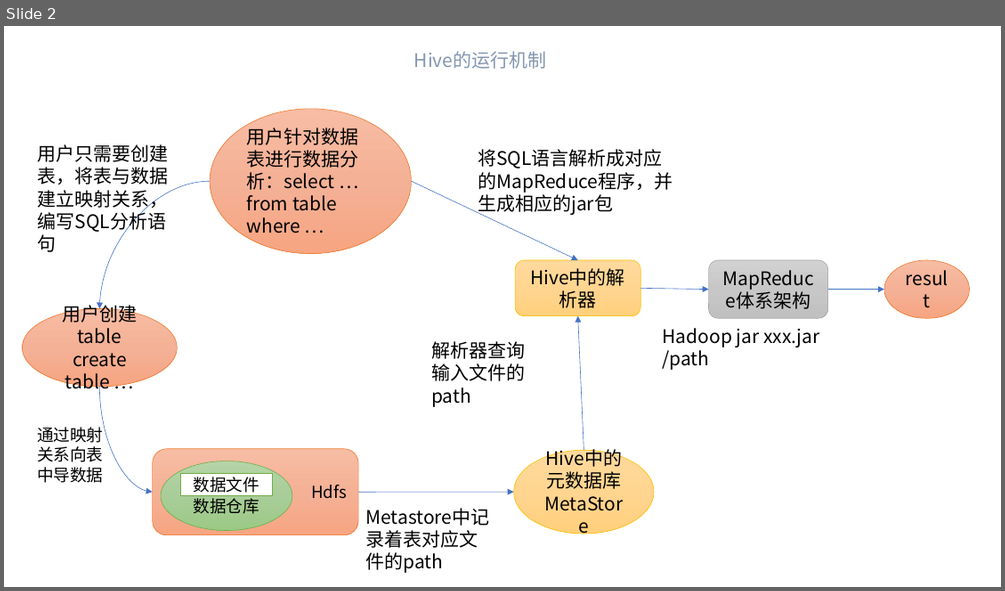
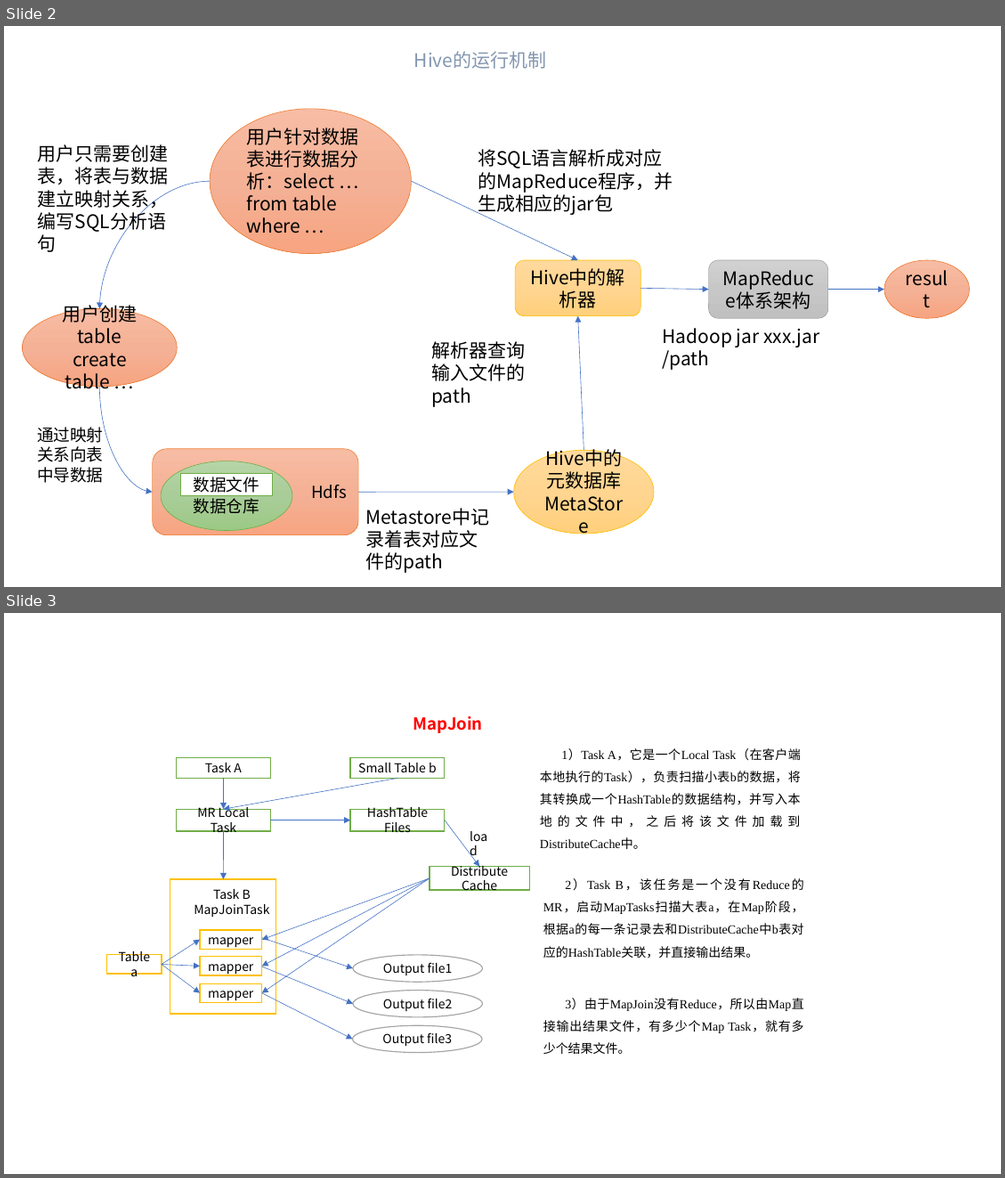
Before and after one commit to dreamFlyingFlower/paradise-study-hadoop, a slide deck: docs/Hive/图解.pptx. Shown one above the other, each under a label of ours: slide 2 before the commit, slides 2 and 3 after it. The pictures are 1005x591 and 1005x1178 pixels, drawn with LibreOffice and Linux fonts; fonts in the diff are those of the drawing. Boxes give left, top, right and bottom in pixels: in the first picture for what was removed or moved away, otherwise in the second. Text is boxed around its words. In the diff, an @@ line names an element or a change of style, - is before the commit and + after.

```diff
--- a/docs/Hive/图解.pptx
+++ b/docs/Hive/图解.pptx
@@ slide 3 added at <box>4,613,1001,1174</box>, background #FFFFFF @@
@@ text added at <box>413,716,483,733</box>, 16 pt, text #FF0000, bold @@
+MapJoin
@@ rectangle added at <box>176,757,270,779</box>, fill #FFFFFF, outline #70AD47 1 pt, 12 pt, text #000000 @@
+Task A
@@ rectangle added at <box>350,757,445,779</box>, fill #FFFFFF, outline #70AD47 1 pt, 12 pt, text #000000 @@
+Small Table b
@@ text added at <box>540,749,801,827</box>, 12 pt, text #000000 @@
+1）Task A，它是一个Local Task（在客户端本地执行的Task），负责扫描小表b的数据，将其转换成一个HashTable的数据结构，并写入本地的文件中，之后将该文件加载到DistributeCache中。
@@ arrow added from (223, 779) to (223, 809), #4472C4 0.5 pt @@
@@ arrow added from (397, 779) to (223, 809), #4472C4 0.5 pt @@
@@ rectangle added at <box>176,809,270,831</box>, fill #FFFFFF, outline #70AD47 1 pt, 12 pt, text #000000 @@
+MR Local Task
@@ arrow added from (270, 820) to (350, 820), #4472C4 0.5 pt @@
@@ rectangle added at <box>350,809,445,831</box>, fill #FFFFFF, outline #70AD47 1 pt, 12 pt, text #000000 @@
+HashTable Files
@@ arrow added from (445, 820) to (479, 867), #4472C4 0.5 pt @@
@@ text added at <box>462,825,500,847</box>, 12 pt, text #000000 @@
+load
@@ arrow added from (223, 831) to (223, 879), #4472C4 0.5 pt @@
@@ rectangle added at <box>170,879,277,1013</box>, fill #FFFFFF, outline #FFC000 1 pt @@
@@ arrow added from (429, 878) to (262, 940), #4472C4 0.5 pt @@
@@ arrow added from (429, 878) to (262, 966), #4472C4 0.5 pt @@
@@ arrow added from (429, 878) to (262, 993), #4472C4 0.5 pt @@
@@ rectangle added at <box>429,867,530,890</box>, fill #FFFFFF, outline #70AD47 1 pt, 12 pt, text #000000 @@
+Distribute Cache
@@ text added at <box>543,878,804,958</box>, 12 pt, text #000000 @@
+2）Task B，该任务是一个没有Reduce的MR，启动MapTasks扫描大表a，在Map阶段，根据a的每一条记录去和DistributeCache中b表对应的HashTable关联，并直接输出结果。
@@ text added at <box>194,889,269,917</box>, 12 pt, text #000000 @@
+Task B
+MapJoinTask
@@ rectangle added at <box>200,930,262,949</box>, fill #FFFFFF, outline #FFC000 1 pt, 12 pt, text #000000 @@
+mapper
@@ rectangle added at <box>107,955,162,973</box>, fill #FFFFFF, outline #FFC000 1 pt, 12 pt, text #000000 @@
+Table a
@@ arrow added from (162, 965) to (200, 940), #4472C4 0.5 pt @@
@@ rectangle added at <box>200,957,262,975</box>, fill #FFFFFF, outline #FFC000 1 pt, 12 pt, text #000000 @@
+mapper
@@ arrow added from (262, 938) to (353, 968), #4472C4 0.5 pt @@
@@ ellipse added at <box>353,955,483,981</box>, fill #FFFFFF, outline #A5A5A5 1 pt, 12 pt, text #000000 @@
+Output file1
@@ arrow added from (162, 965) to (200, 966), #4472C4 0.5 pt @@
@@ arrow added from (162, 965) to (200, 993), #4472C4 0.5 pt @@
@@ rectangle added at <box>200,983,262,1002</box>, fill #FFFFFF, outline #FFC000 1 pt, 12 pt, text #000000 @@
+mapper
@@ arrow added from (262, 966) to (353, 1004), #4472C4 0.5 pt @@
@@ arrow added from (262, 993) to (353, 1039), #4472C4 0.5 pt @@
@@ ellipse added at <box>353,989,483,1017</box>, fill #FFFFFF, outline #A5A5A5 1 pt, 12 pt, text #000000 @@
+Output file2
@@ text added at <box>543,998,803,1054</box>, 12 pt, text #000000 @@
+3）由于MapJoin没有Reduce，所以由Map直接输出结果文件，有多少个Map Task，就有多少个结果文件。
@@ ellipse added at <box>353,1026,482,1053</box>, fill #FFFFFF, outline #A5A5A5 1 pt, 12 pt, text #000000 @@
+Output file3
```
Also in this commit, not shown: 6 other files.
